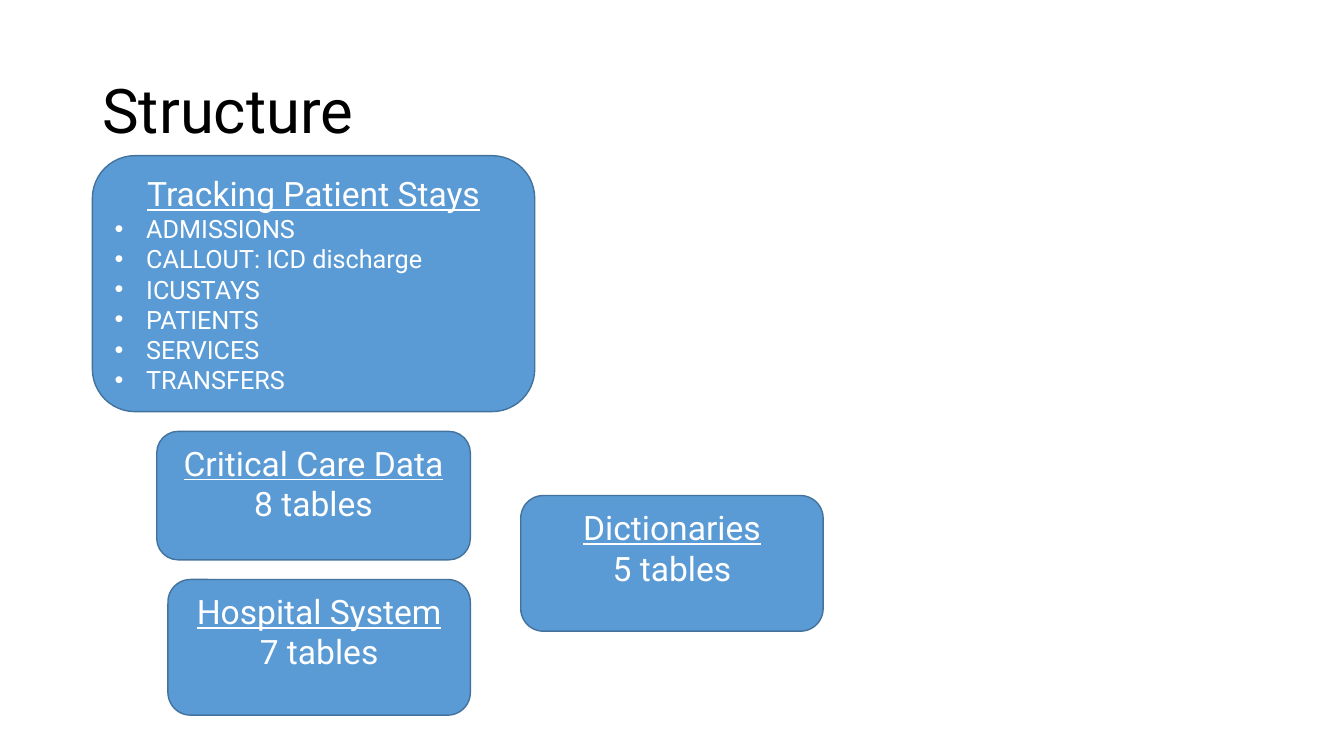
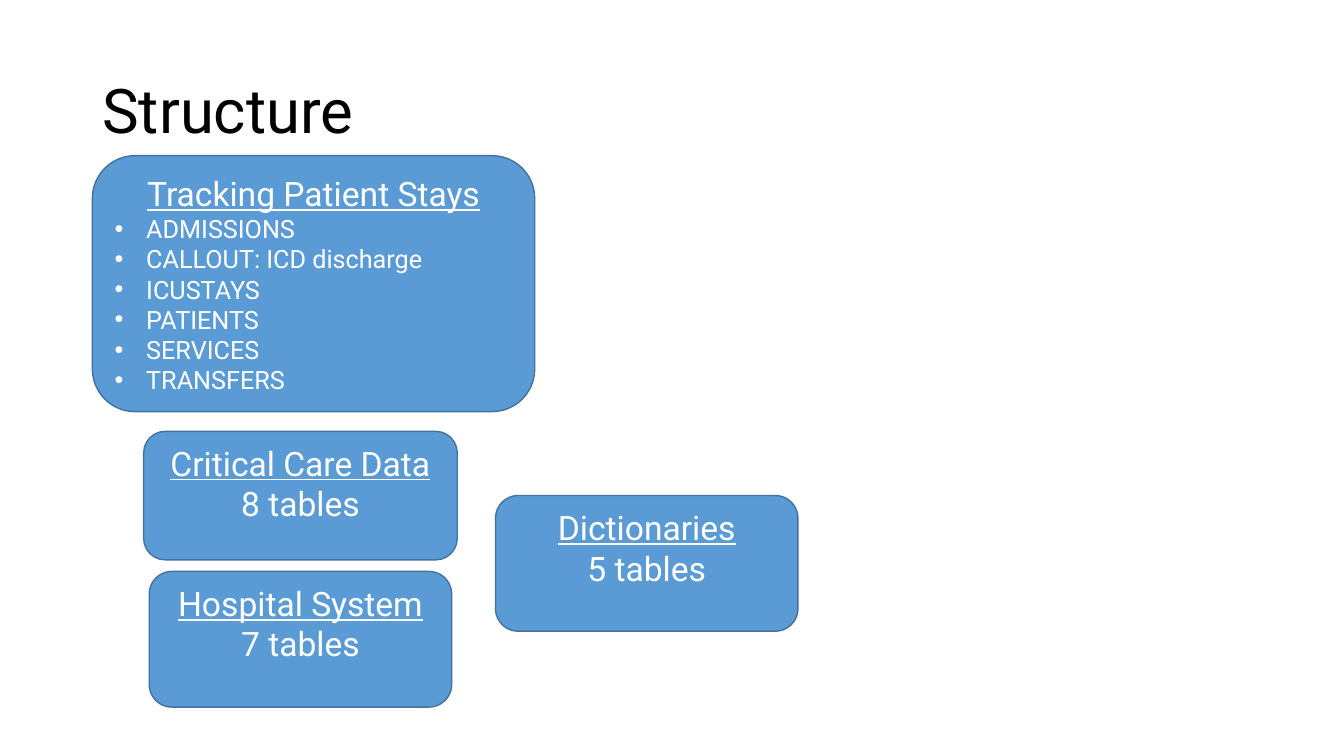
Before and after one commit to kirilklein/ehr_preprocess, a slide deck: slide 3 of data/raw/mimic3.pptx. Drawn at 1344x756 pixels with LibreOffice and Linux fonts; fonts in the diff are those of the drawing. Boxes give left, top, right and bottom in pixels: in the first picture for what was removed or moved away, otherwise in the second. Text is boxed around its words. In the diff, an @@ line names an element or a change of style, - is before the commit and + after.

```diff
--- a/data/raw/mimic3.pptx
+++ b/data/raw/mimic3.pptx
@@ rounded rectangle "Critical Care Data": place and size @@
-rounded rectangle "Critical Care Data" at (157, 432, 471, 560)
+rounded rectangle "Critical Care Data" at (144, 432, 458, 560)
@@ rounded rectangle "Dictionaries": place and size @@
-rounded rectangle "Dictionaries" at (521, 496, 824, 632)
+rounded rectangle "Dictionaries" at (496, 496, 799, 632)
@@ rounded rectangle "Hospital System": place and size @@
-rounded rectangle "Hospital System" at (168, 580, 471, 716)
+rounded rectangle "Hospital System" at (149, 572, 452, 708)
```
Also in this commit, not shown: 1 other slide changed, 3 other files.
